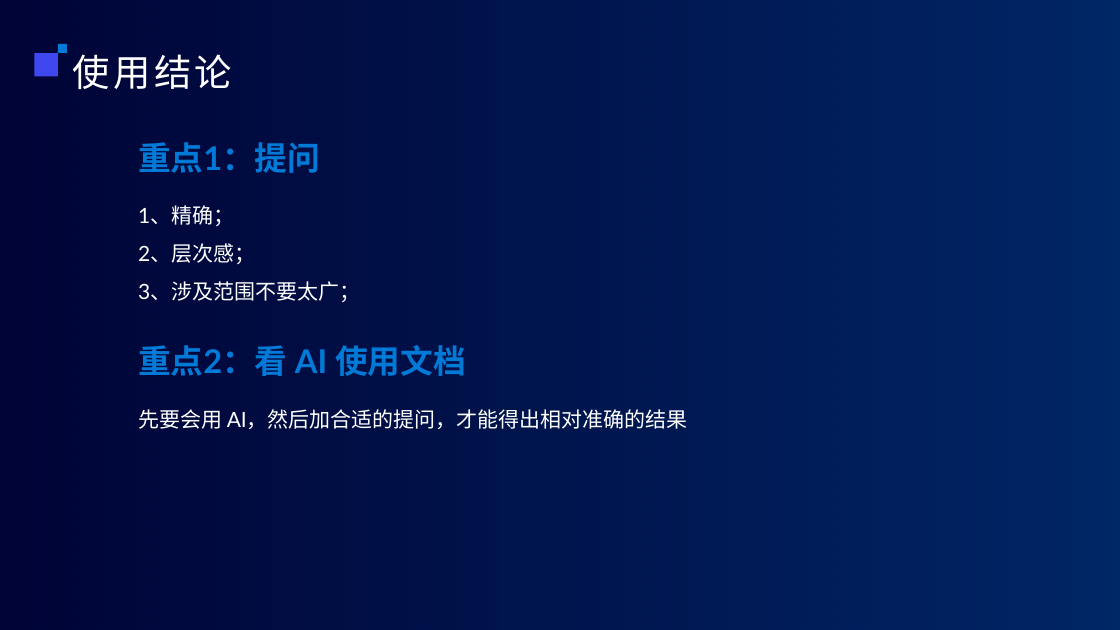
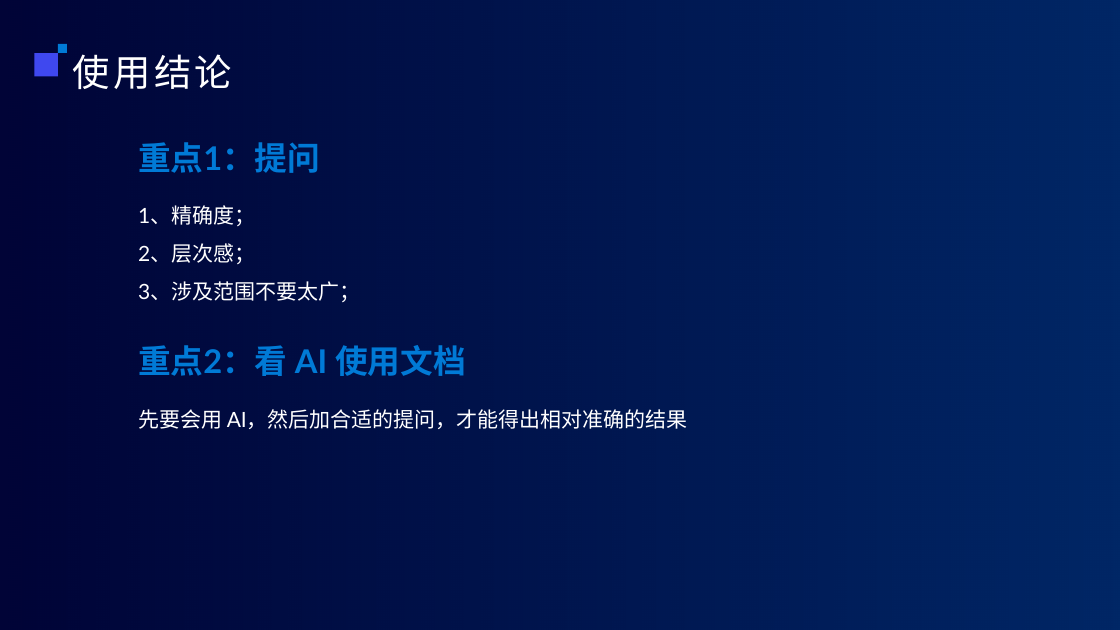
Before and after one commit to qq986063761/study, a slide deck: slide 12 of 分享/aiCode/ppt/AI编程.pptx. Drawn at 1120x630 pixels with LibreOffice and Linux fonts; fonts in the diff are those of the drawing; background and template pictures are left out. Boxes give left, top, right and bottom in pixels: in the first picture for what was removed or moved away, otherwise in the second. Text is boxed around its words. In the diff, an @@ line names an element or a change of style, - is before the commit and + after.

```diff
--- a/分享/aiCode/ppt/AI编程.pptx
+++ b/分享/aiCode/ppt/AI编程.pptx
@@ text at bbox=[138, 205, 255, 226]: text changed @@
-1、精确；
+1、精确度；
```
Also in this commit, not shown: 1 other slide changed, 4 other files.
